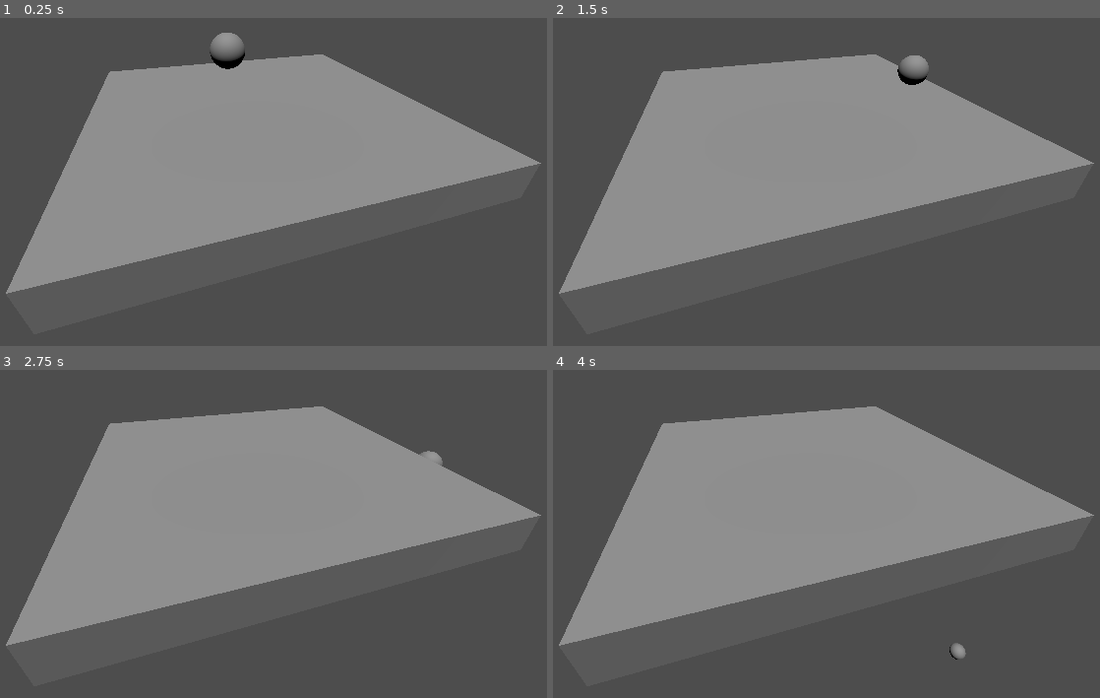
Above: before the commit, frames 1-4 (two rows, left to right).
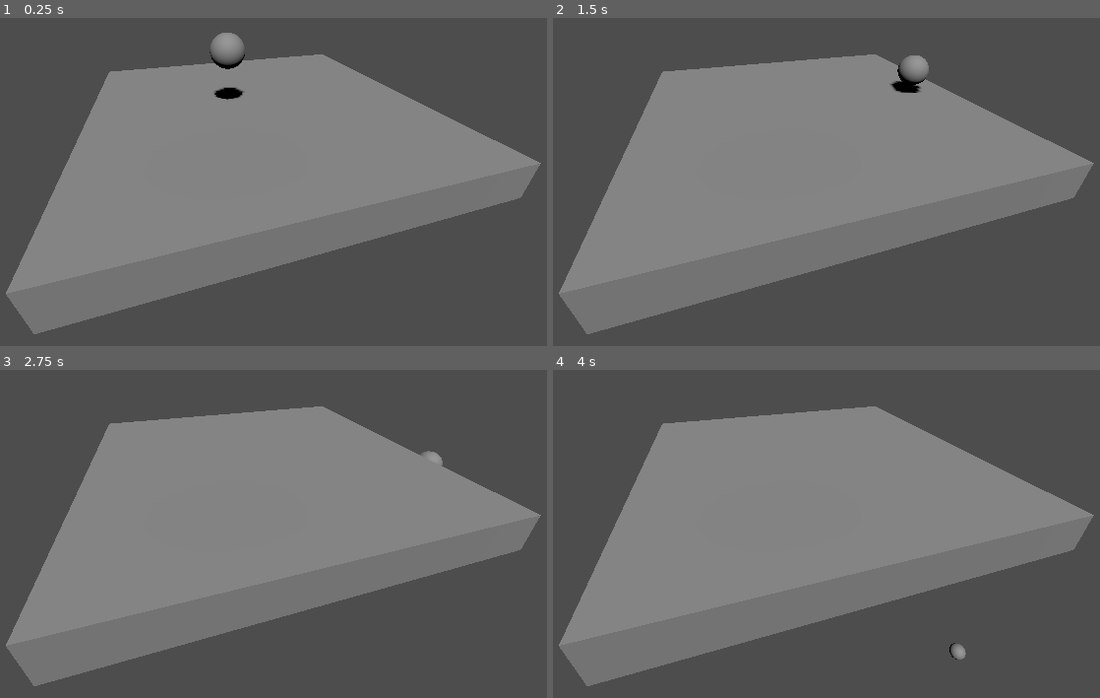
Above: after the commit, the same moments.

Repository: Lincoln-WIlcox/N65
Game: Godot game, scene res://Levels/level_1.tscn
Same seed, same stepped clock (60 frames per second), same inputs: the game is played once before the commit and once after it. The project has no main scene, so this scene is started directly.
Inputs:
- Up to frame 1 (0.25 s): no input
- Up to frame 2 (1.5 s): no input
- Up to frame 3 (2.75 s): no input
- Up to frame 4 (4 s): no input

The runs differ from the first frame. In frame 1, 11% of the frame differs, in the area x 1-99%, y 10-97%; in frame 2, 11%; in frame 3, 11%; in frame 4, 11%.

Commit message:
added shadow

Diff:
--- a/Levels/level_1.tscn
+++ b/Levels/level_1.tscn
@@ -26,7 +26,8 @@
 metadata/_edit_lock_ = true
 
 [node name="DirectionalLight3D" type="DirectionalLight3D" parent="."]
-transform = Transform3D(-0.955428, -0.27549, -0.106126, 2.03533e-08, -0.359476, 0.933155, -0.295225, 0.891562, 0.343453, 0, 0, 0)
+transform = Transform3D(-0.955428, -0.275491, -0.106126, 0.0842783, -0.599032, 0.796277, -0.28294, 0.751841, 0.59555, 0, 0, 0)
+shadow_enabled = true
 
 [node name="Ball" parent="." instance=ExtResource("1_47rl4")]
 transform = Transform3D(1, 0, 0, 0, 1, 0, 0, 0, 1, -2.04229, 2.00861, 0)
--- a/Objects/ball.tscn
+++ b/Objects/ball.tscn
@@ -1,7 +1,7 @@
 [gd_scene load_steps=4 format=3 uid="uid://ds0ykqkf6eeum"]
 
 [sub_resource type="PhysicsMaterial" id="PhysicsMaterial_hntgt"]
-friction = 0.65
+friction = 0.25
 bounce = 0.7
 
 [sub_resource type="SphereShape3D" id="SphereShape3D_wy157"]
